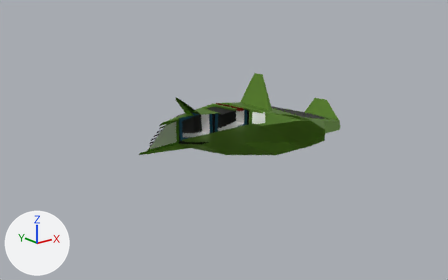
A saved change to the glTF model src/asset/spaceship/wanderer.glb.
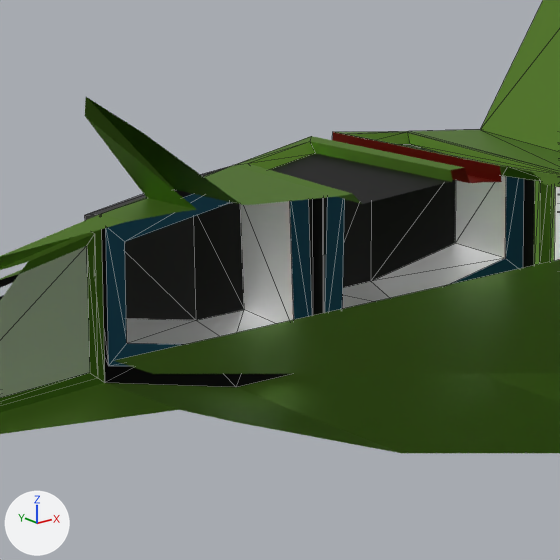
Each version is shown whole from a camera (50 mm lens) standing at (-20.57, -20.01, 10.09) and looking at (-2.44, 2.65, 1.02), then close up on the part from 36% to 57% of the width and 29% to 62% of the height. Every picture has the same lights, and +X, +Y and +Z are marked at lower left. The close-ups show mesh edges as thin lines. Everything nearer to the camera than a plane just in front of the edit is cut away. Where no turn or scale is listed for an object, it has been applied to the vertices.
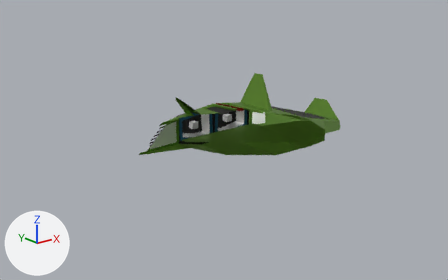
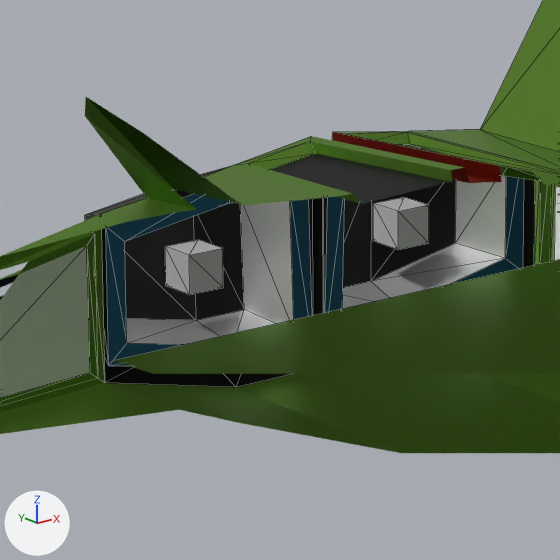
Where the change shows, as pixel boxes (x1, y1, x2, y2) in the close-ups (560 x 560 px):
'mainThruster2', added: after (165, 240, 223, 295)
'mainThruster1', added: after (373, 197, 429, 250)

Patch to the scene script:
```diff
--- a/src/asset/spaceship/wanderer.glb.py
+++ b/src/asset/spaceship/wanderer.glb.py
@@ me_cube_001 @@
+me_cube_001.from_pydata(...)  # a box spanning x -0.185..0.185, y -0.185..0.185, z -0.185..0.185
@@ ob_mainthruster2 @@
+ob_mainthruster2 = bpy.data.objects.new('mainThruster2', me_cube_001)
+ob_mainthruster2.location = (-1.199, 6.897, 0.623)
@@ ob_mainthruster1 @@
+ob_mainthruster1 = bpy.data.objects.new('mainThruster1', me_cube_001.copy())
+ob_mainthruster1.location = (1.199, 6.897, 0.623)
```
